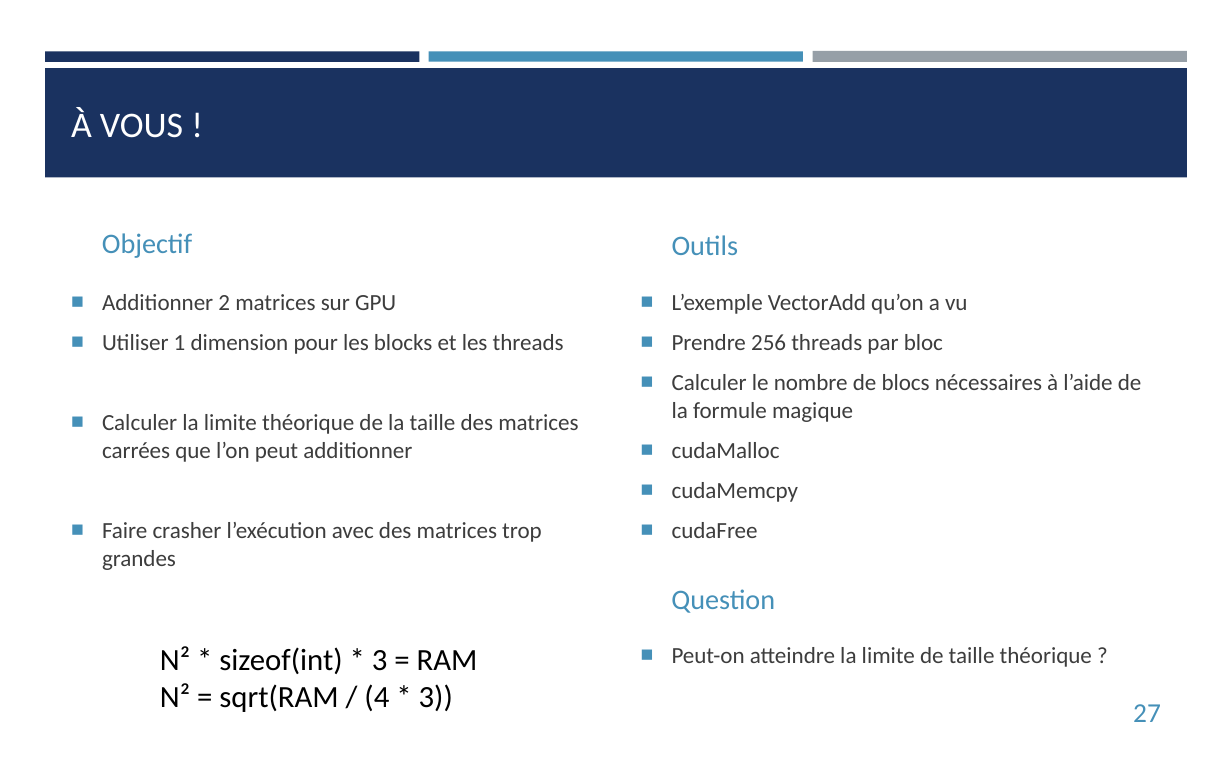
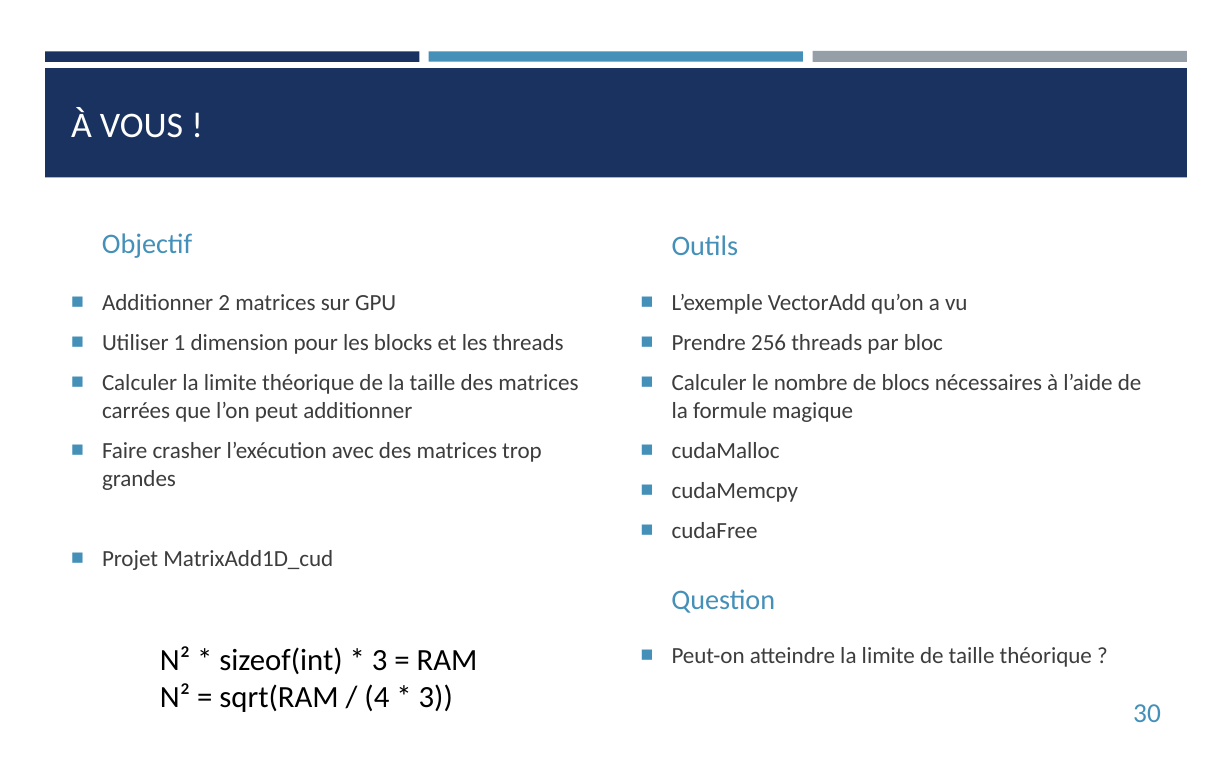
Before and after one commit to franckginguene/hpc_formation_scalian, a slide deck: slide 30 of Diapos/HPC_CUDA.pptx (slide 27 before the commit). Drawn at 1232x770 pixels with LibreOffice and Linux fonts; fonts in the diff are those of the drawing. Boxes give left, top, right and bottom in pixels: in the first picture for what was removed or moved away, otherwise in the second. Text is boxed around its words. In the diff, an @@ line names an element or a change of style, - is before the commit and + after.

```diff
--- a/Diapos/HPC_CUDA.pptx
+++ b/Diapos/HPC_CUDA.pptx
@@ text at bbox=[102, 550, 333, 570]: paragraph added @@
+■ Projet MatrixAdd1D_cud
@@ page number at bbox=[1133, 704, 1161, 722]: text changed @@
-27
+30
```
Also in this commit, not shown: 1 other slide changed, 6 slides added.
